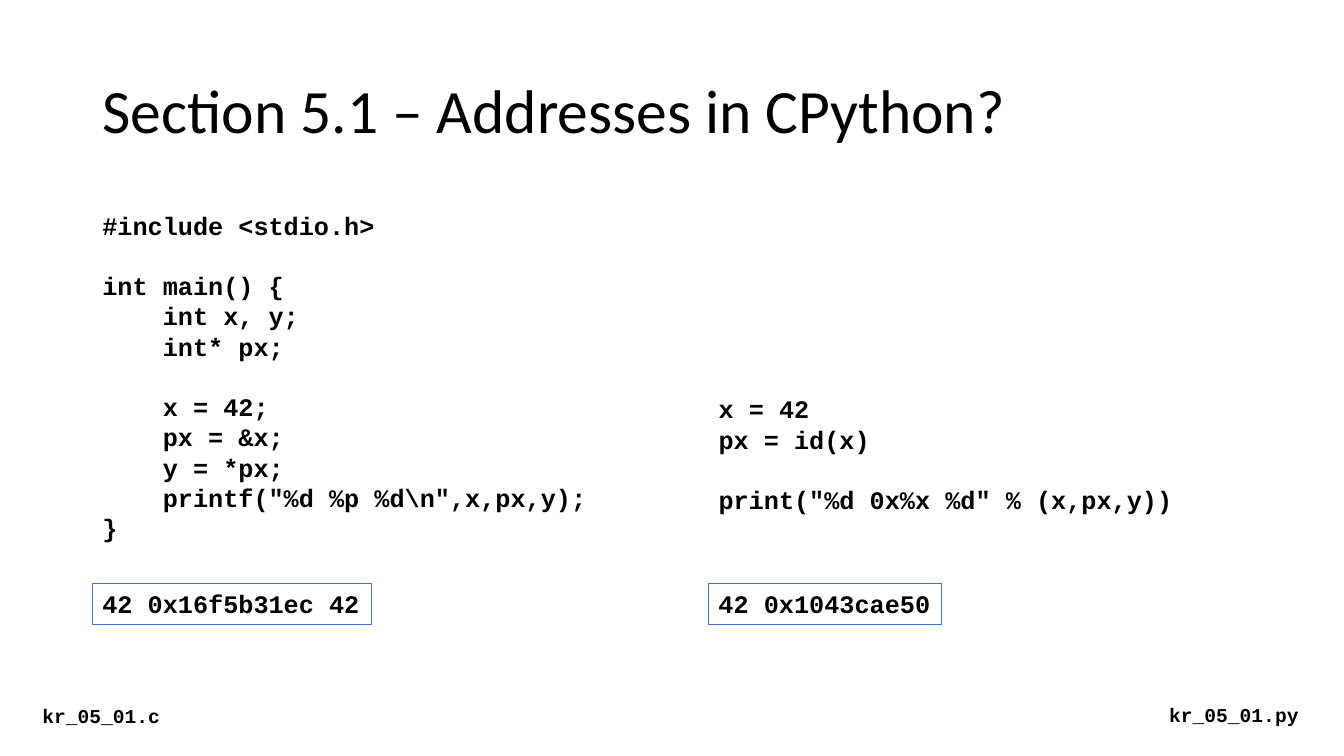
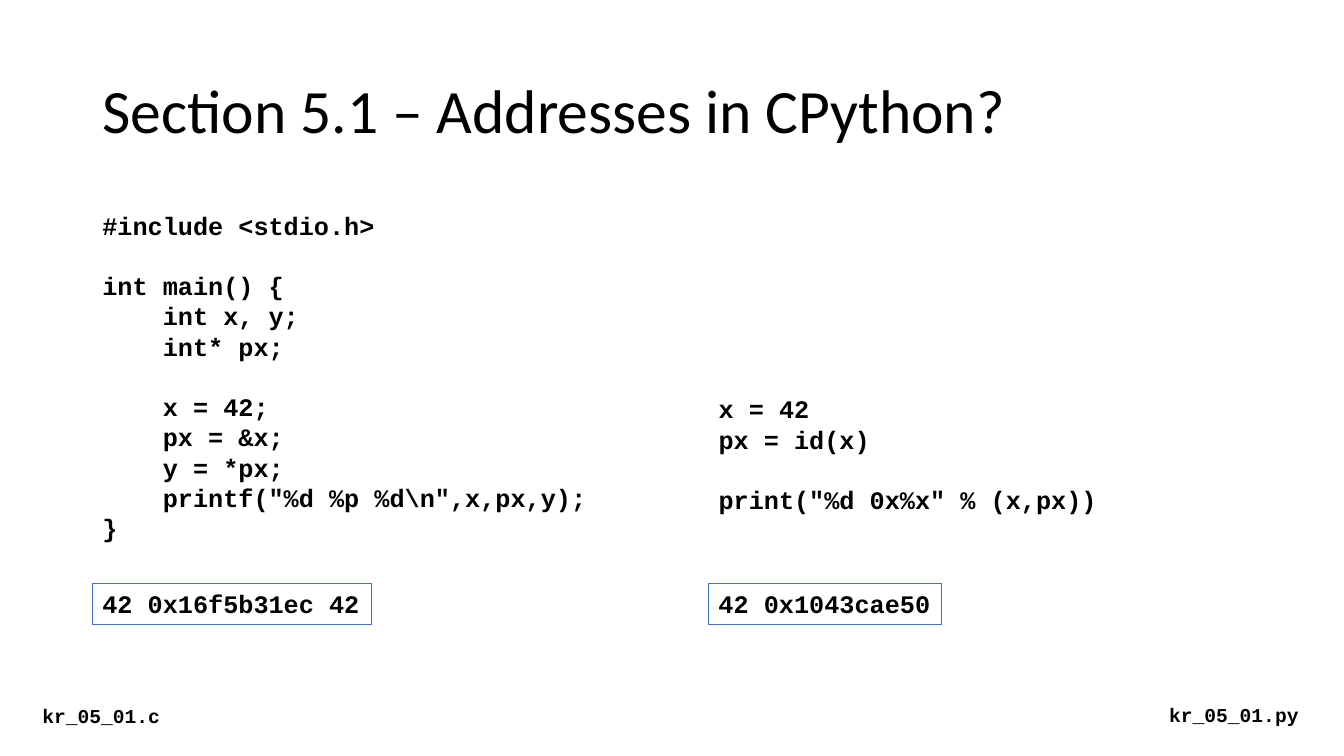
Before and after one commit to csev/cc4e, a slide deck: slide 4 of lectures/KR-5.pptx. Drawn at 1344x756 pixels with LibreOffice and Linux fonts; fonts in the diff are those of the drawing. Boxes give left, top, right and bottom in pixels: in the first picture for what was removed or moved away, otherwise in the second. Text is boxed around its words. In the diff, an @@ line names an element or a change of style, - is before the commit and + after.

```diff
--- a/lectures/KR-5.pptx
+++ b/lectures/KR-5.pptx
@@ text at (719,491,1097,515): text changed @@
-print("%d 0x%x %d" % (x,px,y))
+print("%d 0x%x" % (x,px))
```
Also in this commit, not shown: 3 other slides changed, 3 slides added, 1 other file.
